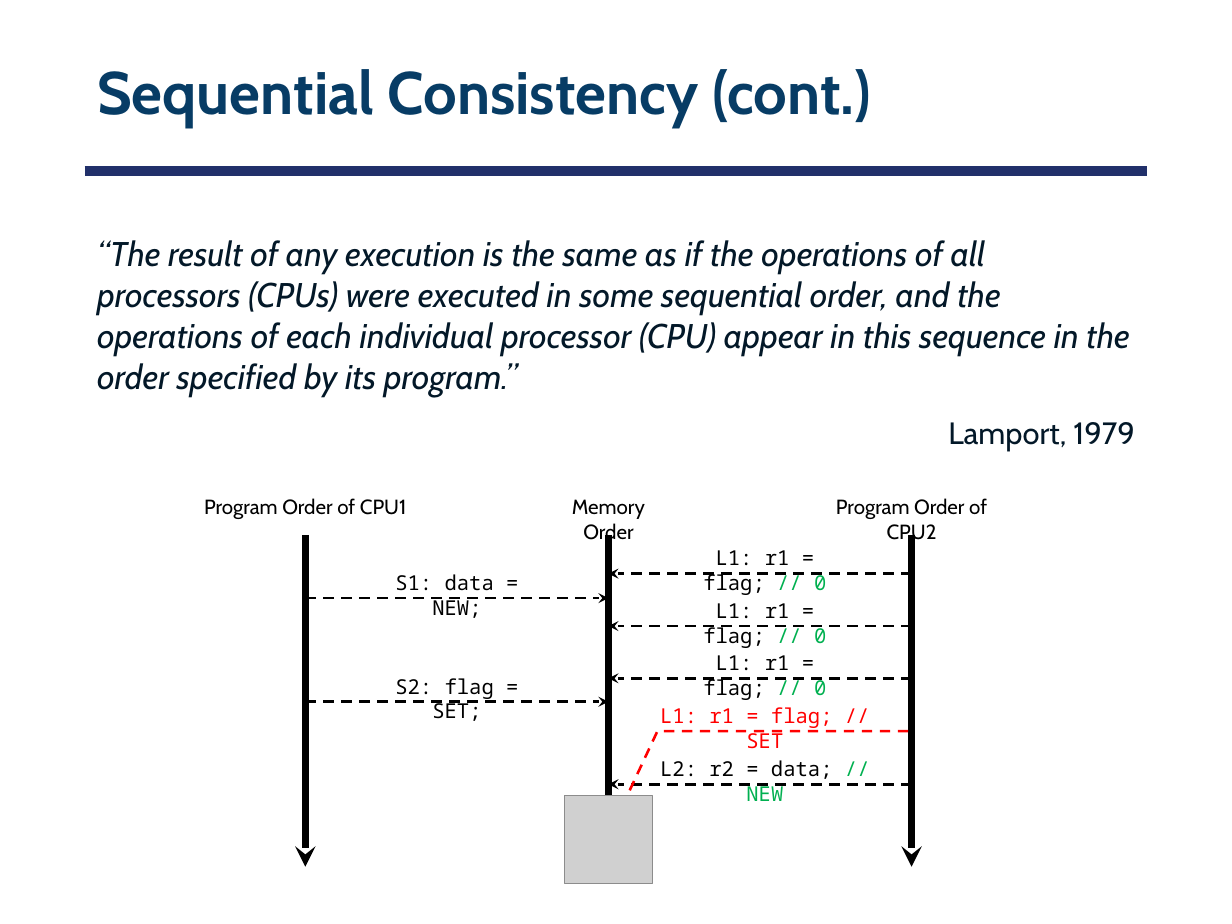
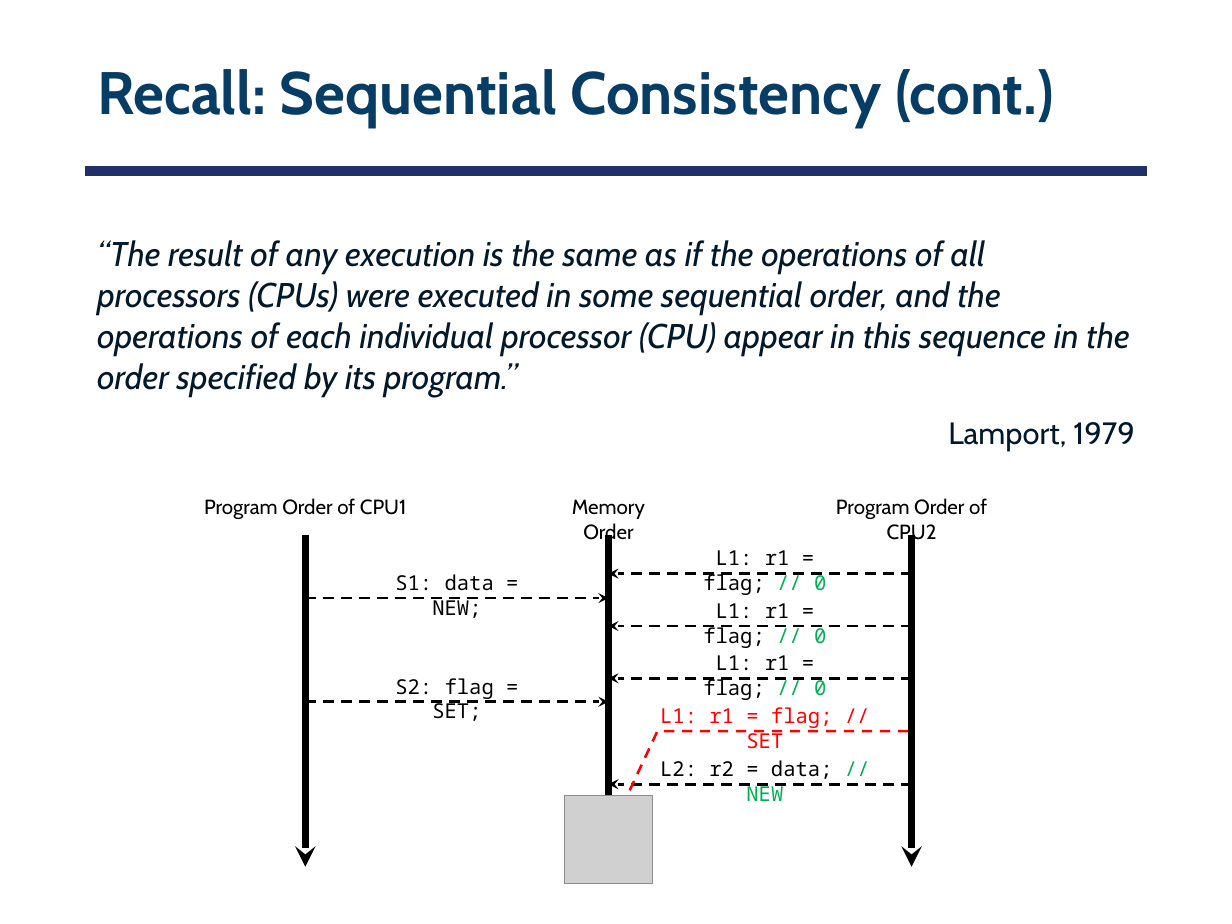
Before and after one commit to smajidzahedi/ECE350, a slide deck: slide 20 of Lectures/05-multiprocessor.pptx (slide 21 before the commit). Drawn at 1232x924 pixels with LibreOffice and Linux fonts; fonts in the diff are those of the drawing; grey boxes stand for pictures. Boxes give left, top, right and bottom in pixels: in the first picture for what was removed or moved away, otherwise in the second. Text is boxed around its words. In the diff, an @@ line names an element or a change of style, - is before the commit and + after.

```diff
--- a/Lectures/05-multiprocessor.pptx
+++ b/Lectures/05-multiprocessor.pptx
@@ title at [97, 69, 1054, 128]: text changed @@
-Sequential Consistency (cont.)
+Recall: Sequential Consistency (cont.)
```
Also in this commit, not shown: 2 other slides changed, 1 slide removed, 1 other file.
